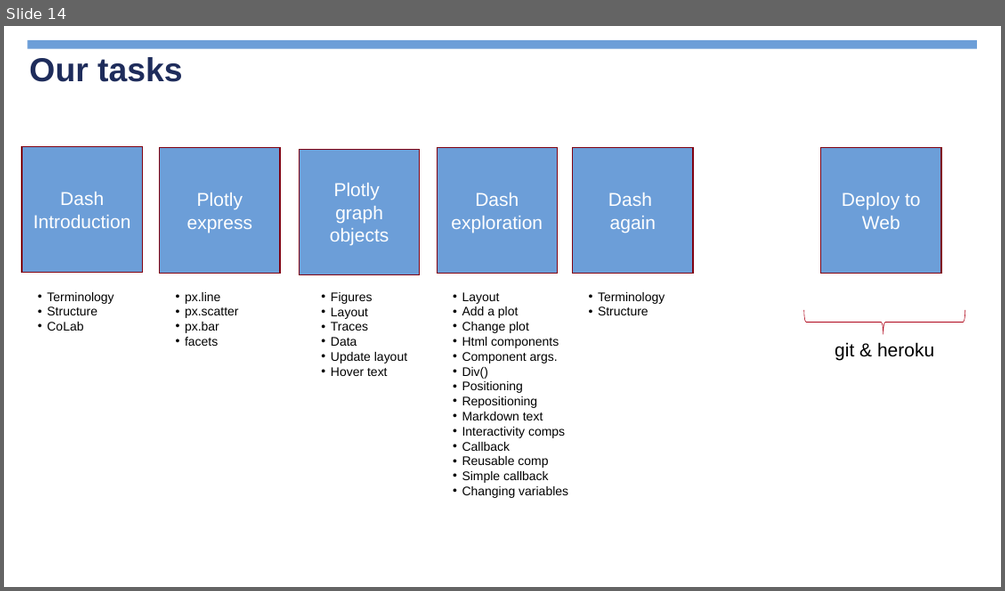
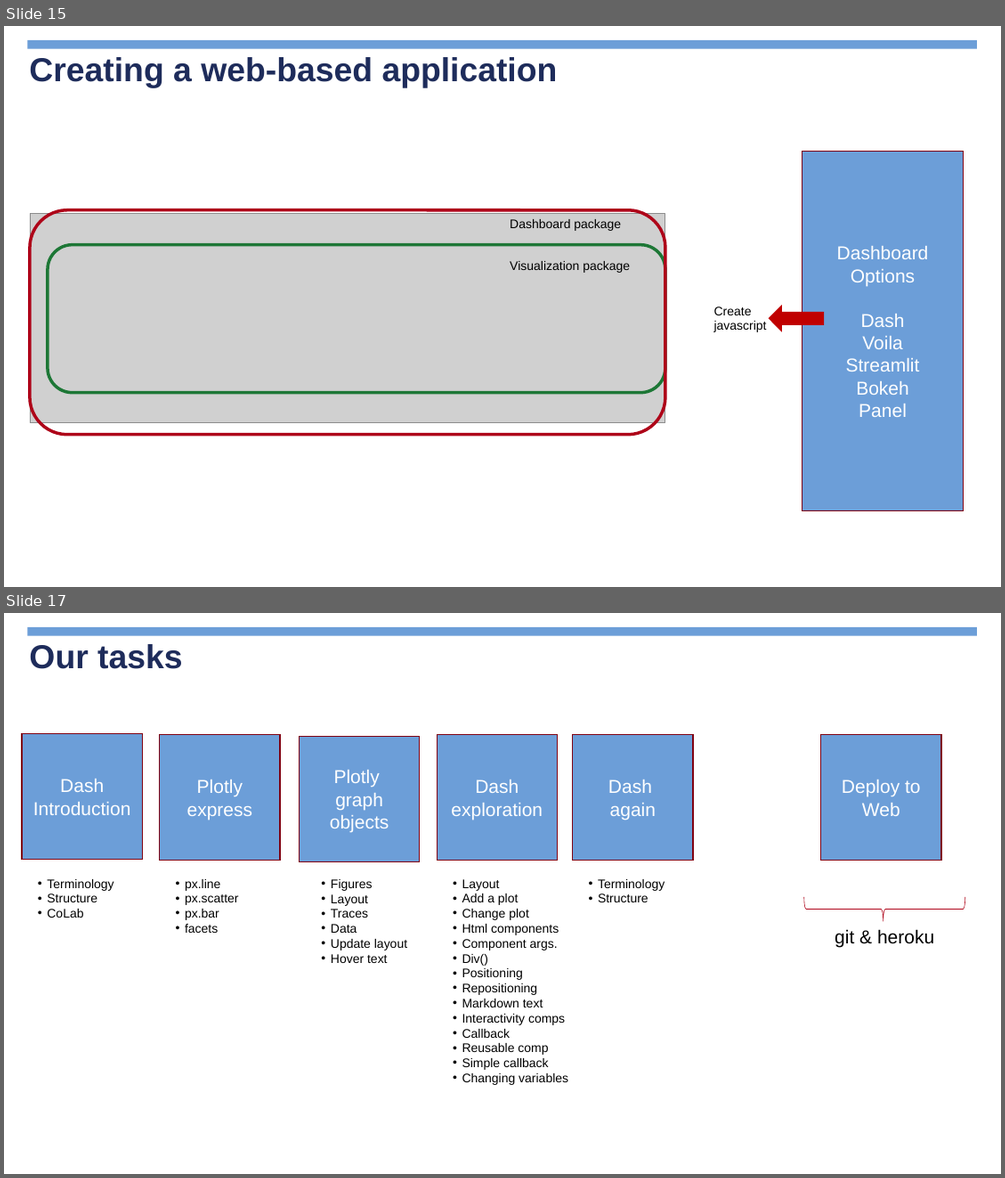
Before and after one commit to jimcody2014/Python-CDC, a slide deck: Dashboards/notes/Python Dashboards.pptx. Shown one above the other, each under a label of ours: slide 14 before the commit, slides 15 and 17 after it; the slides between them are not shown. The pictures are 1005x591 and 1005x1178 pixels, drawn with LibreOffice and Linux fonts; fonts in the diff are those of the drawing; grey boxes stand for pictures; background and template pictures are left out. Boxes give left, top, right and bottom in pixels: in the first picture for what was removed or moved away, otherwise in the second. Text is boxed around its words. In the diff, an @@ line names an element or a change of style, - is before the commit and + after.

```diff
--- a/Dashboards/notes/Python Dashboards.pptx
+++ b/Dashboards/notes/Python Dashboards.pptx
@@ slide 15 added at (x1=4, y1=26, x2=1001, y2=587), background picture (left out); not listed: 1 template element that a slide beside it also shows @@
@@ title added at (x1=29, y1=57, x2=558, y2=88), 32 pt, text #1E2C5B, bold @@
+Creating a web-based application
@@ rectangle added at (x1=802, y1=151, x2=963, y2=511), fill #6C9ED8, outline #810312 1 pt, 18 pt, text #FFFFFF @@
+Dashboard Options
+Dash
+Voila
+Streamlit
+Bokeh
+Panel
@@ rounded rectangle added at (x1=30, y1=210, x2=665, y2=435), outline #AE0419 3 pt @@
@@ picture added at (x1=30, y1=214, x2=665, y2=423) @@
@@ text added at (x1=510, y1=219, x2=621, y2=231), 12 pt, text #000000 @@
+Dashboard package
@@ rounded rectangle added at (x1=48, y1=244, x2=665, y2=393), outline #1D7736 3 pt @@
@@ text added at (x1=510, y1=261, x2=630, y2=273), 12 pt, text #000000 @@
+Visualization package
@@ text added at (x1=714, y1=306, x2=767, y2=332), 12 pt, text #000000 @@
+Create
+javascript
@@ left arrow added at (x1=769, y1=305, x2=824, y2=330), fill #C00000, outline #C00000 1 pt @@
@@ page number added at (x1=769, y1=548, x2=994, y2=578), 13 pt, text #FFFFFF, bold @@
+15
@@ what was slide 14 is now slide 17 @@
```
Also in this commit, not shown: 3 slides changed, 3 other slides added, 4 slides removed, 19 other files.
